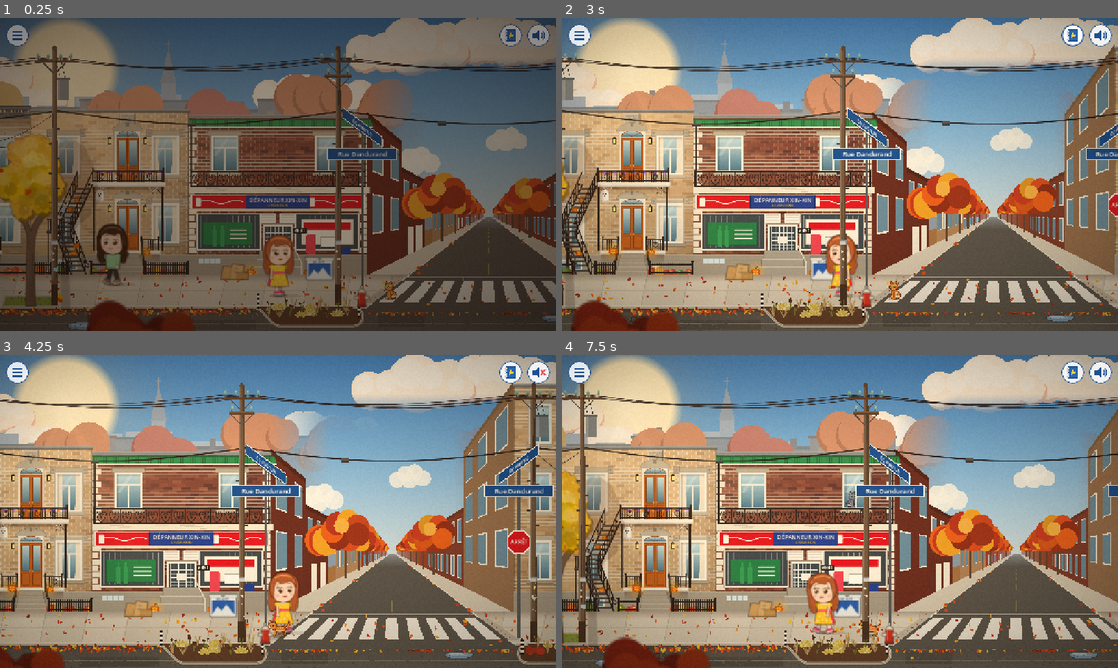
Above: before the commit, frames 1-4 (two rows, left to right).
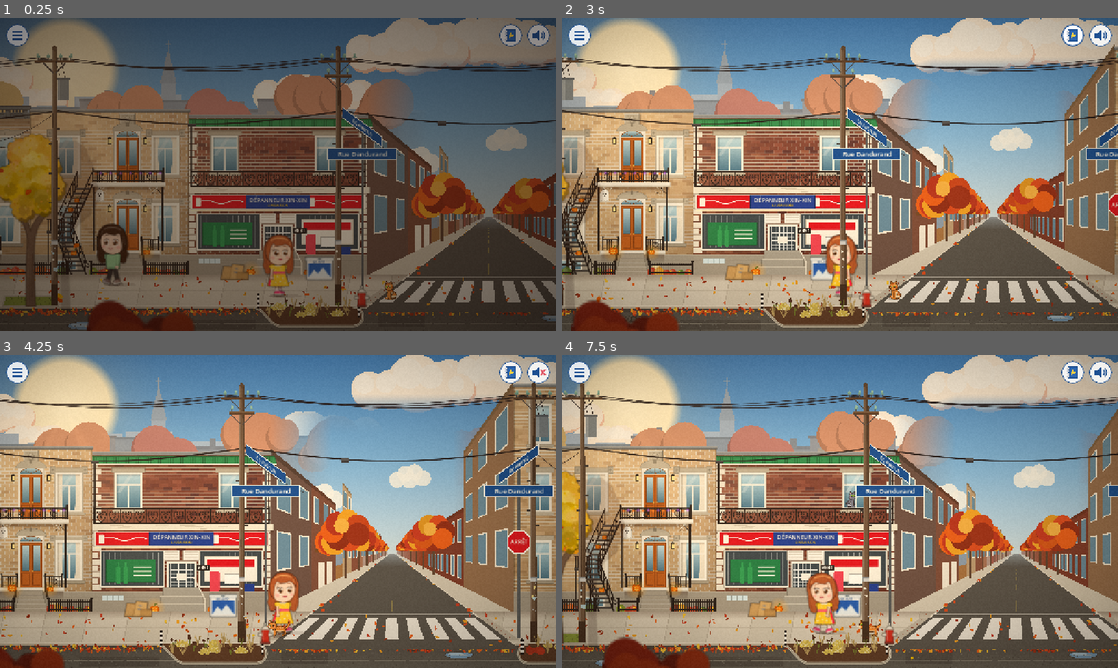
Above: after the commit, the same moments.

Repository: jullmg/jeux
Game: Godot game, scene res://scenes/dandurand.tscn
Same seed, same stepped clock (60 frames per second), same inputs: the game is played once before the commit and once after it. This scene is started directly instead of the project's main scene.
Inputs (mouse positions are in pixels of both pictures, inside the frame that each line leads up to):
- Up to frame 1 (0.25 s): no input
- Up to frame 2 (3 s): tap Enter (ui_accept) at 0.5, 0.77, 1.07, 1.52, 1.82 s; move the mouse to (962, 158) at 0.52 s; hold Right (ui_right) 0.53-1.28 s; tap M at 0.6 s; click (962, 158) at 0.67 s; move the mouse to (728, 190) at 1.27 s; hold Left (ui_left) 1.28-2 s; tap N at 1.35 s; click (1101, 36) at 2.02 s; click (1073, 36) at 2.77 s
- Up to frame 3 (4.25 s): move the mouse to (333, 442) at 3.52 s; hold Right (ui_right) from 3.53 s (still down); tap M at 3.6 s
- Up to frame 4 (7.5 s): move the mouse to (812, 574) at 4.27 s; tap N at 4.35, 7.35 s; click (812, 574) at 4.42 s; tap Enter (ui_accept) at 4.52, 4.82, 6.77, 7.07 s; release Right (ui_right) at 5 s; click (578, 373) at 5.02 s; click "Reprendre" at 5.75 s; move the mouse to (1006, 558) at 6.52 s; hold Left (ui_left) from 6.53 s (still down); tap M at 6.6 s; move the mouse to (673, 464) at 7.27 s

The runs differ from the first frame. In frame 1, 1.8% of the frame differs, in the area x 67-86%, y 39-76%; in frame 2, 3.7%; in frame 3, 3.3%; in frame 4, 3.8%, in the area x 59-80%, y 30-82%.

Commit message:
Charlotte: cross-street vistas built from the real streets
Each corner's view down the cross street shows that street's own buildings (Oh
Bon!, the corner building, Xin-Xin, the garages, the lanes, the plexes) with their
widths, heights and brick colours.

Co-Authored-By: Claude Opus 5.5 <noreply@anthropic.com>

Diff:
--- a/Charlotte/scenes/cinquieme.gd
+++ b/Charlotte/scenes/cinquieme.gd
@@ -47,21 +47,12 @@
 		{"to": 2.3, "top": 290.0, "kind": "plex", "color": Color("#B5603F")},
 		{"to": CrossStreet.FAR, "top": 300.0, "kind": "plex", "color": Color("#C2A07A")},
 	]
-	holt.right_walls = [
-		{"to": 0.6, "top": _house_top("coin_5e_holt"), "kind": "plex", "color": Color("#B5603F")},
-		{"to": 1.8, "top": 290.0, "kind": "plex", "color": Color("#A8473A")},
-		{"to": CrossStreet.FAR, "top": 300.0, "kind": "plex", "color": Color("#9C5A44")},
-	]
+	holt.right_walls = _walls_along("res://scenes/holt.gd", "rue_5e", -1)
 	var dandurand := _cross_street("rue_dandurand", "Rue Dandurand", -1.0)
 	dandurand.along_name = "5e Avenue"
 	dandurand.facing = "east"
 	dandurand.school = true
-	dandurand.left_walls = [
-		{"to": 0.6, "top": _house_top("coin_5e_dandurand"), "kind": "plex", "color": Color("#9C6B4E")},
-		{"to": 1.7, "top": 290.0, "kind": "plex", "color": Color("#C8A27A")},
-		{"to": 2.4, "top": 300.0, "kind": "shop", "color": Color("#6E3A2E")},
-		{"to": CrossStreet.FAR, "top": 300.0, "kind": "plex", "color": Color("#C2A07A")},
-	]
+	dandurand.left_walls = _walls_along("res://scenes/dandurand.gd", "rue_5e", 1)
 	dandurand.right_walls = [
 		{"to": 2.6, "top": _house_top("ecole"), "kind": "school", "color": Color("#A9472F")},
 		{"to": CrossStreet.FAR, "top": 330.0, "kind": "plex", "color": Color("#9C5A44")},
--- a/Charlotte/scenes/dandurand.gd
+++ b/Charlotte/scenes/dandurand.gd
@@ -40,23 +40,12 @@
 		{"to": 2.6, "top": 290.0, "kind": "plex", "color": Color("#B5603F")},
 		{"to": CrossStreet.FAR, "top": 310.0, "kind": "plex", "color": Color("#A8473A")},
 	]
-	fifth.right_walls = [
-		{"to": 0.5, "top": 300.0, "kind": "plex", "color": Color("#9C6B4E")},
-		{"to": 1.4, "top": 290.0, "kind": "plex", "color": Color("#C8A27A")},
-		{"to": 1.6, "kind": "gap"},
-		{"to": CrossStreet.FAR, "top": 300.0, "kind": "plex", "color": Color("#8E3A2F")},
-	]
+	fifth.right_walls = _walls_along("res://scenes/cinquieme.gd", "rue_dandurand", -1)
 	var sixth := _cross_street("rue_6e", "6e Avenue", 1.0)
 	sixth.along_name = "Rue Dandurand"
 	# 6e Avenue runs north from here: no mountain that way, just sky.
 	sixth.facing = "north"
-	sixth.left_walls = [
-		{"to": 0.4, "top": _house_top("depanneur_front"), "kind": "plex", "color": Color("#6E3A2E")},
-		{"to": 0.9, "top": 300.0, "kind": "garage", "color": Color("#6B3A2E")},
-		{"to": 1.15, "kind": "gap"},
-		{"to": 3.0, "top": 250.0, "kind": "plex", "color": Color("#C8A27A")},
-		{"to": CrossStreet.FAR, "top": 300.0, "kind": "plex", "color": Color("#A8473A")},
-	]
+	sixth.left_walls = _walls_along("res://scenes/main.gd", "rue_dandurand", 1)
 	sixth.right_walls = [
 		{"to": 0.7, "top": _house_top("dandurand_nord"), "kind": "plex", "color": Color("#C2A07A")},
 		{"to": 2.4, "top": 280.0, "kind": "plex", "color": Color("#9C5A44")},
--- a/Charlotte/scenes/holt.gd
+++ b/Charlotte/scenes/holt.gd
@@ -40,21 +40,11 @@
 		{"to": 2.4, "top": 300.0, "kind": "plex", "color": Color("#C2A07A")},
 		{"to": CrossStreet.FAR, "top": 290.0, "kind": "plex", "color": Color("#9C5A44")},
 	]
-	sixth.right_walls = [
-		{"to": 0.6, "top": 300.0, "kind": "plex", "color": Color("#B5603F")},
-		{"to": 1.2, "top": 290.0, "kind": "plex", "color": Color("#7E4436")},
-		{"to": 1.35, "kind": "gap"},
-		{"to": CrossStreet.FAR, "top": 300.0, "kind": "plex", "color": Color("#A8473A")},
-	]
+	sixth.right_walls = _walls_along("res://scenes/main.gd", "rue_holt", -1)
 	var fifth := _cross_street("rue_5e", "5e Avenue", -1.0)
 	fifth.along_name = "Rue Holt"
 	fifth.facing = "south"
-	fifth.left_walls = [
-		{"to": 0.6, "top": 300.0, "kind": "plex", "color": Color("#B5603F")},
-		{"to": 1.1, "top": 290.0, "kind": "plex", "color": Color("#C8A27A")},
-		{"to": 1.25, "kind": "gap"},
-		{"to": CrossStreet.FAR, "top": 300.0, "kind": "plex", "color": Color("#8E3A2F")},
-	]
+	fifth.left_walls = _walls_along("res://scenes/cinquieme.gd", "rue_holt", 1)
 	fifth.right_walls = [
 		{"to": 0.7, "top": _house_top("holt_sud"), "kind": "plex", "color": Color("#C8A27A")},
 		{"to": 2.2, "top": 280.0, "kind": "plex", "color": Color("#9C5A44")},
--- a/Charlotte/scenes/main.gd
+++ b/Charlotte/scenes/main.gd
@@ -52,17 +52,9 @@
 		{"to": 2.6, "top": _house_top("ecole"), "kind": "school", "color": Color("#A9472F")},
 		{"to": CrossStreet.FAR, "top": 330.0, "kind": "plex", "color": Color("#9C5A44")},
 	]
-	dandurand.right_walls = [
-		{"to": 0.45, "top": _house_top("depanneur"), "kind": "shop", "color": Color("#6E3A2E")},
-		{"to": 2.2, "top": 300.0, "kind": "plex", "color": Color("#B5603F")},
-		{"to": CrossStreet.FAR, "top": 260.0, "kind": "plex", "color": Color("#C8A27A")},
-	]
+	dandurand.right_walls = _walls_along("res://scenes/dandurand.gd", "rue_6e", -1)
 	var holt := _cross_street("rue_holt", "Rue Holt", -1.0)
-	holt.left_walls = [
-		{"to": 0.6, "top": _house_top("coin_holt"), "kind": "plex", "color": Color("#B5603F")},
-		{"to": 2.4, "top": 290.0, "kind": "plex", "color": Color("#A8473A")},
-		{"to": CrossStreet.FAR, "top": 320.0, "kind": "plex", "color": Color("#C2A07A")},
-	]
+	holt.left_walls = _walls_along("res://scenes/holt.gd", "rue_6e", 1)
 	holt.right_walls = [
 		{"to": 0.7, "top": _house_top("coin_holt_est"), "kind": "plex", "color": Color("#9C6B4E")},
 		{"to": 2.0, "top": 270.0, "kind": "plex", "color": Color("#8E3A2F")},
--- a/Charlotte/world/cross_street.gd
+++ b/Charlotte/world/cross_street.gd
@@ -249,6 +249,32 @@
 			_wall_quad(front_x, FACADE_Y - 112.0, FACADE_Y - 6.0, d0 + span * 0.55, d0 + span * 0.7, Color("#3A3A3A"))
 			_wall_quad(front_x, top + 14.0, top + 40.0, d0, d1, Color("#3E8C5A"))
 			_windows(front_x, top + 70.0, d0, d1, 3, glass, trim)
+		"ohbon":
+			# Dépanneur Oh Bon!: its sign band, the windows, the red and white checkerboard, the red footing; galleries above.
+			_wall_quad(front_x, FACADE_Y - 160.0, FACADE_Y - 136.0, d0 + span * 0.04, d0 + span * 0.7, Color("#C8202A"))
+			_wall_quad(front_x, FACADE_Y - 156.0, FACADE_Y - 140.0, d0 + span * 0.06, d0 + span * 0.68, Color("#F4F1EA"))
+			_wall_quad(front_x, FACADE_Y - 128.0, FACADE_Y - 40.0, d0 + span * 0.06, d0 + span * 0.45, glass)
+			for k in 4:
+				for row in 3:
+					var a := d0 + span * (0.48 + k * 0.05)
+					_wall_quad(front_x, FACADE_Y - 128.0 + row * 29.0, FACADE_Y - 99.0 + row * 29.0, a, a + span * 0.05,
+						Color("#D9342B") if (k + row) % 2 == 0 else Color("#F4F1EA"))
+			_wall_quad(front_x, FACADE_Y - 40.0, FACADE_Y, d0 + span * 0.04, d0 + span * 0.7, Color("#D9342B"))
+			for gy in [FACADE_Y - 200.0, FACADE_Y - 350.0]:
+				_wall_quad(front_x, gy, gy + 6.0, d0, d0 + span * 0.7, Color("#1F1F1F"))
+				_wall_quad(front_x, gy + 26.0, gy + 32.0, d0, d0 + span * 0.7, Color("#D8D4CC"))
+			_windows(front_x, top + 40.0, d0, d1, 3, glass, trim)
+		"corner_holt":
+			# The corner building's 6e side: the red corner window and awning at the corner, white lintels, the annex.
+			_wall_quad(front_x, FACADE_Y - 120.0, FACADE_Y - 30.0, d0 + span * 0.02, d0 + span * 0.18, glass)
+			_wall_quad(front_x, FACADE_Y - 138.0, FACADE_Y - 120.0, d0, d0 + span * 0.2, Color("#D9342B"))
+			_wall_quad(front_x, FACADE_Y - 30.0, FACADE_Y, d0 + span * 0.02, d0 + span * 0.18, Color("#D9342B"))
+			_wall_quad(front_x, FACADE_Y - 120.0, FACADE_Y, d1 - span * 0.3, d1, Color("#CBC5B6"))
+			_wall_quad(front_x, FACADE_Y - 140.0, FACADE_Y - 120.0, d1 - span * 0.31, d1, Color("#7E848A"))
+			for f in floors - 1:
+				var y := top + 40.0 + f * 150.0
+				_windows(front_x, y, d0 + span * 0.1, d1 - span * 0.1, 4, glass, trim)
+				_windows(front_x, y - 16.0, d0 + span * 0.1, d1 - span * 0.1, 4, trim, trim)
 		"garage":
 			_wall_quad(front_x, FACADE_Y - 96.0, FACADE_Y, d0 + span * 0.2, d0 + span * 0.45, trim)
 			_wall_quad(front_x, FACADE_Y - 96.0, FACADE_Y, d0 + span * 0.55, d0 + span * 0.85, trim)
--- a/Charlotte/world/street_scene.gd
+++ b/Charlotte/world/street_scene.gd
@@ -472,6 +472,53 @@
 	return _house_origin(layout.find(art)).y + 40.0 * HOUSE_SCALE
 
 
+## The walls along a cross street, built from the street that really runs there (its scene script's layout): from
+## our corner, its gap `from_gap`, going `direction` (+1 / -1 along its layout) to its next cross street; each building
+## with its width, height, colour (sampled off its facade) and kind; then the next block, generic, into the distance.
+func _walls_along(script_path: String, from_gap: String, direction: int) -> Array:
+	var other: Node = load(script_path).new()
+	var lay: Array = other.layout
+	var gaps: Dictionary = other.cross_streets
+	other.free()
+	var walls := []
+	var d := 0.0
+	var i := lay.find(from_gap) + direction
+	var last := Color("#9C5A44")
+	while i >= 0 and i < lay.size() and not gaps.has(lay[i]):
+		var art: String = lay[i]
+		var tex := _tex(art)
+		d += (tex.get_width() - 2.0 * MARGIN) * HOUSE_SCALE / 650.0
+		var wall := {"to": d, "top": HOUSE_BASE_Y - (tex.get_height() - 40.0) * HOUSE_SCALE, "kind": _wall_kind(art), "color": _wall_color(tex)}
+		walls.append(wall)
+		if wall.kind != "gap":
+			last = wall.color
+		i += direction
+	# The next cross street, then the next block's plexes on into the distance.
+	walls.append({"to": d + 0.5, "kind": "gap"})
+	walls.append({"to": CrossStreet.FAR, "top": 300.0, "kind": "plex", "color": last.lerp(Color("#B5603F"), 0.5)})
+	return walls
+
+
+func _wall_kind(art: String) -> String:
+	if art.begins_with("ruelle"):
+		return "gap"
+	return {"ohbon": "ohbon", "coin_holt": "corner_holt", "depanneur_front": "shop", "garages": "garage", "ecole": "school"}.get(art, "plex")
+
+
+# A facade's brick colour: the average of a few points down its left side, clear of windows and stairs.
+func _wall_color(tex: Texture2D) -> Color:
+	var img := tex.get_image()
+	var sum := Color(0, 0, 0, 0)
+	var n := 0
+	for k in 8:
+		var p := Vector2i(int(MARGIN) + 10, int(img.get_height() * lerpf(0.3, 0.6, k / 7.0)))
+		var c := img.get_pixelv(p)
+		if c.a > 0.5:
+			sum += c
+			n += 1
+	return Color(sum.r / n, sum.g / n, sum.b / n) if n > 0 else Color("#9C5A44")
+
+
 func _cross_street(art: String, street_name: String, sign_side: float) -> CrossStreet:
 	var i := layout.find(art)
 	var cs := CrossStreet.new()
Not shown, changed: Charlotte/.claude/CLAUDE.md
